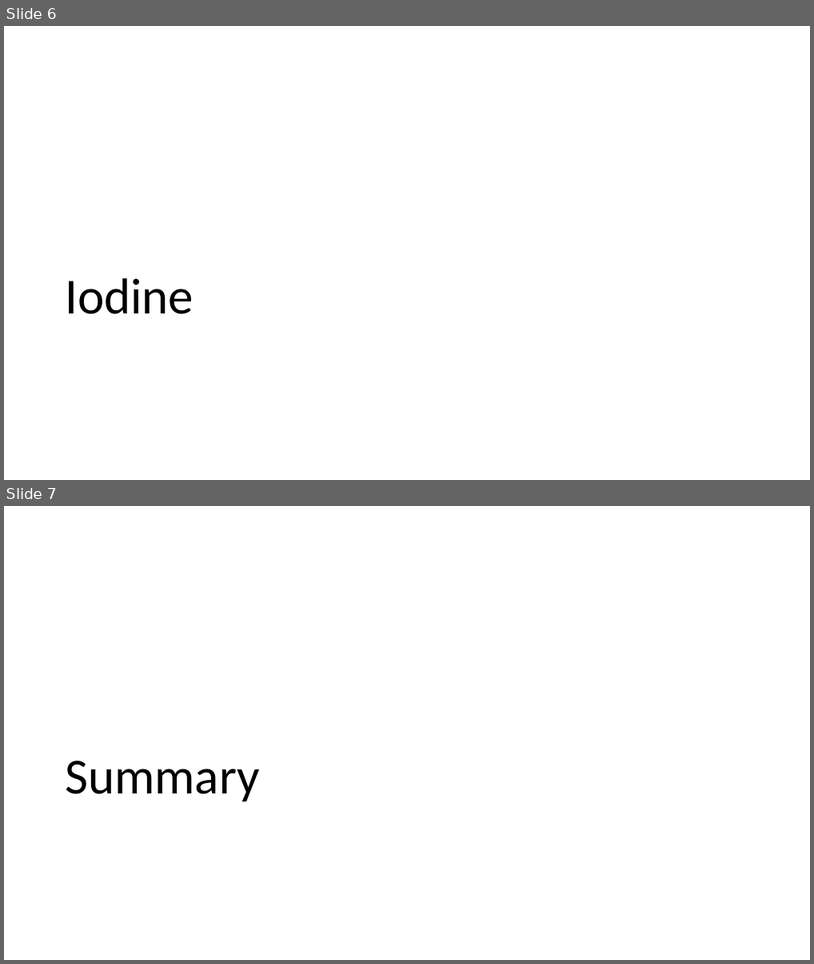
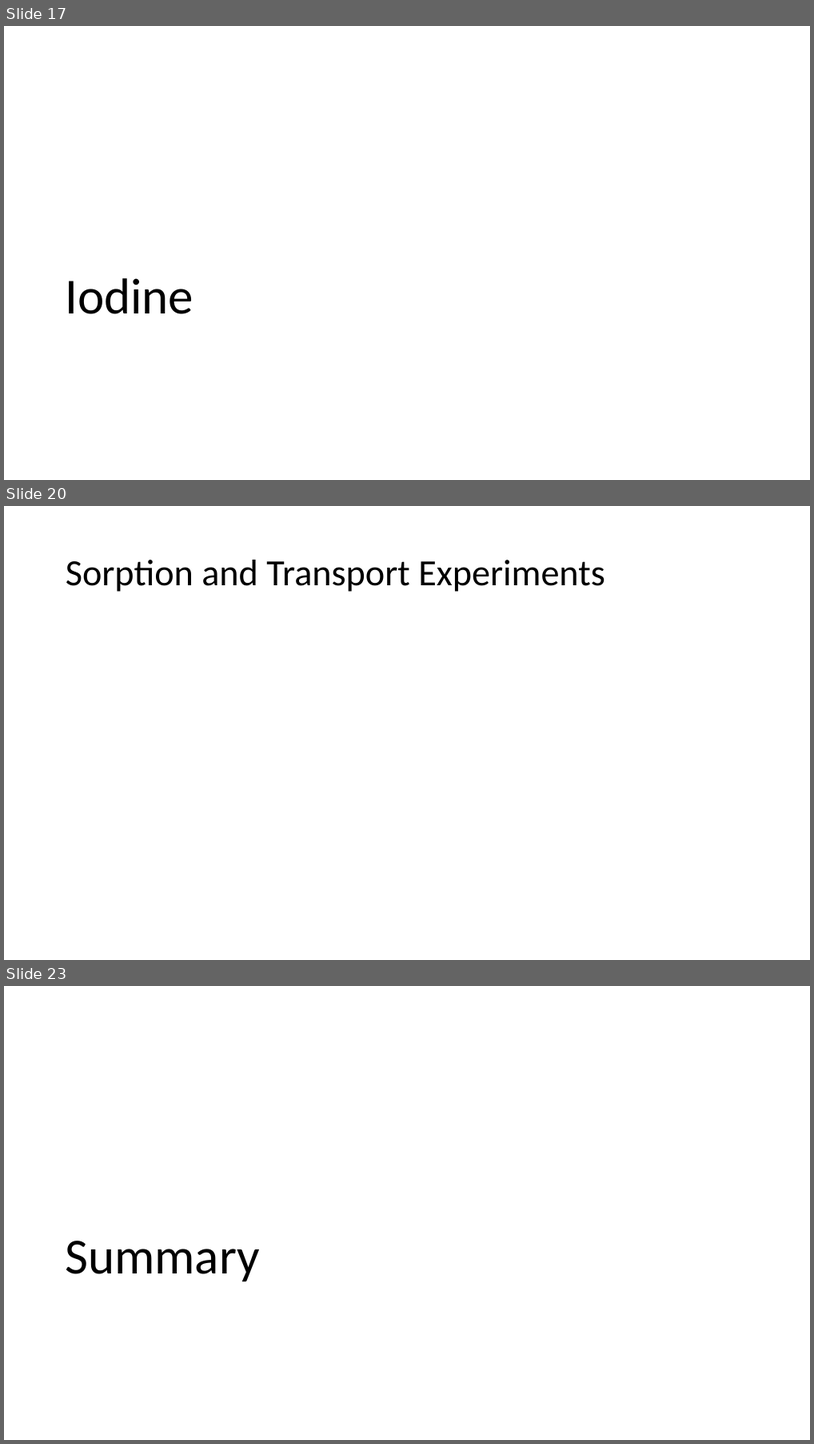
Before and after one commit to machen/Thesis-Proposal, a slide deck: Presentation.pptx. Shown one above the other, each under a label of ours: slides 6 and 7 before the commit, slides 17, 20 and 23 after it; the slides between them are not shown. The pictures are 814x964 and 814x1444 pixels, drawn with LibreOffice and Linux fonts; fonts in the diff are those of the drawing. Boxes give left, top, right and bottom in pixels: in the first picture for what was removed or moved away, otherwise in the second. Text is boxed around its words. In the diff, an @@ line names an element or a change of style, - is before the commit and + after.

```diff
--- a/Presentation.pptx
+++ b/Presentation.pptx
@@ slide 20 added at box(4, 506, 810, 960), background #FFFFFF @@
@@ title added at box(66, 560, 606, 592), 44 pt, text #000000 @@
+Sorption and Transport Experiments
@@ what was slide 6 is now slide 17 @@
@@ what was slide 7 is now slide 23 @@
```
Also in this commit, not shown: 1 slide changed, 16 other slides added, 1 slide removed.
